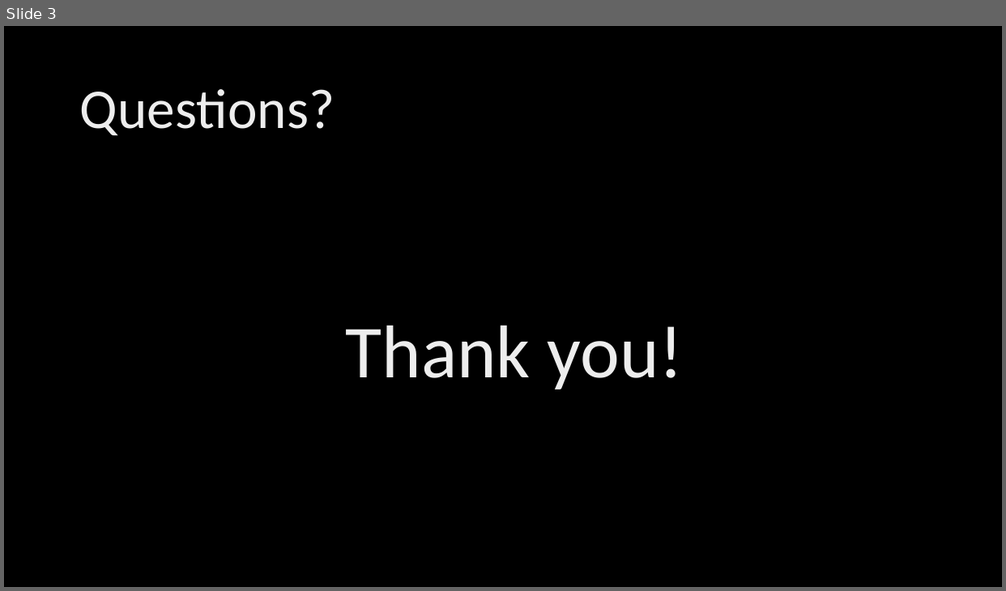
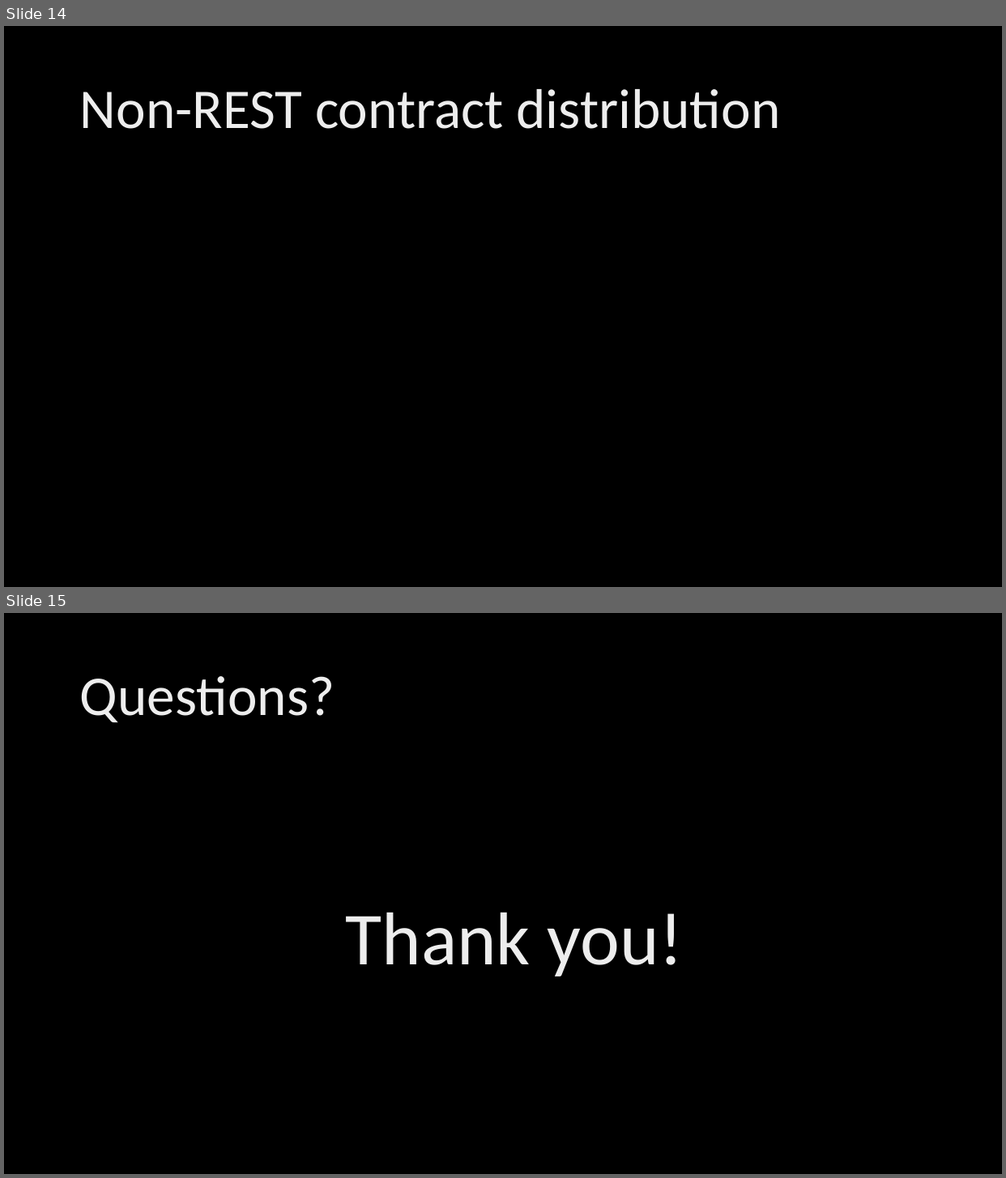
Before and after one commit to KonradGalczynski/Learning, a slide deck: ContractDistribution/ContractDistribution.pptx. Shown one above the other, each under a label of ours: slide 3 before the commit, slides 14 and 15 after it. The pictures are 1006x591 and 1006x1178 pixels, drawn with LibreOffice and Linux fonts; fonts in the diff are those of the drawing; background and template pictures are left out. Boxes give left, top, right and bottom in pixels: in the first picture for what was removed or moved away, otherwise in the second. Text is boxed around its words. In the diff, an @@ line names an element or a change of style, - is before the commit and + after.

Commit message:
contract distribution pptx updated

```diff
--- a/ContractDistribution/ContractDistribution.pptx
+++ b/ContractDistribution/ContractDistribution.pptx
@@ slide 14 added at bbox=[4, 26, 1002, 587], background picture (left out) @@
@@ title added at bbox=[80, 89, 780, 129], 54 pt, text gradient #BFBFBF to #EDEDED to #FFFFFF @@
+Non-REST contract distribution
@@ what was slide 3 is now slide 15 @@
```
Also in this commit, not shown: 13 other slides added, 2 slides removed.
